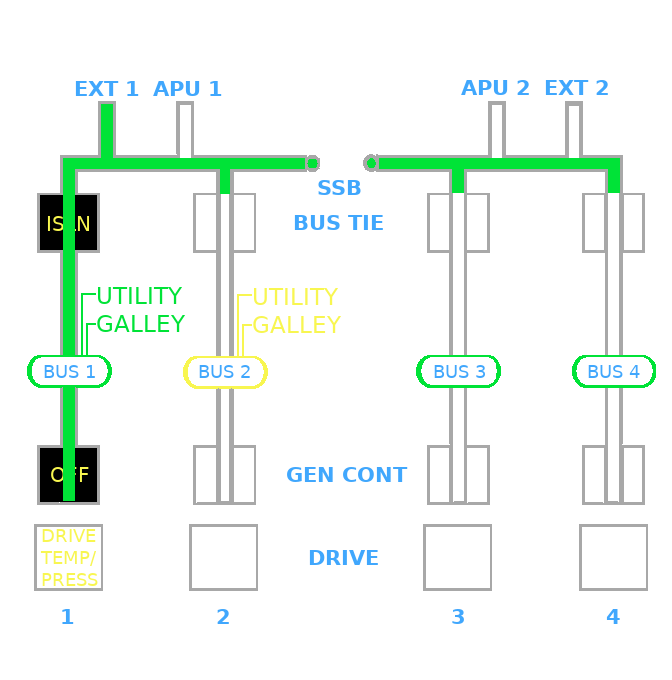
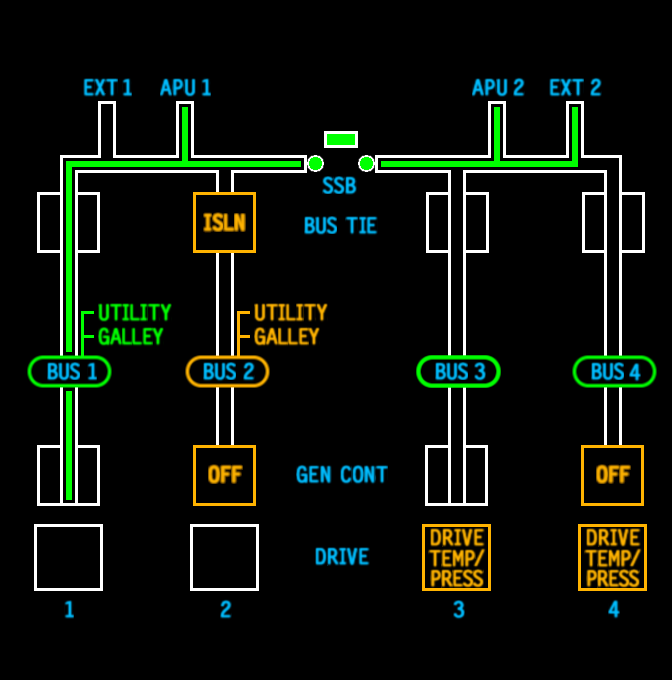
Comparing the layer stacks of the two 672 × 680 images. Changes:
added group "Flow" with 15 layers above "ISLN" over [66, 107, 616, 500]
added group "ext" (in "Flow") with 4 layers in group "Flow" over [104, 107, 578, 170]
added layer "ext2" in group "ext" over [182, 107, 500, 170]
added group "topmiddle" with 4 layers in group "Flow" over [66, 157, 616, 352]
added layer "topmiddle1" in group "topmiddle" over [66, 157, 322, 352]
added group "lowerline" with 4 layers in group "Flow" over [66, 391, 616, 500]
added group "ISLN" with 4 layers above "Bus" over [37, 192, 645, 253]
added group "Bus" with 22 layers above "Off" over [27, 157, 657, 388]
added group "Utility Galley" with 10 layers in group "Bus" over [81, 303, 601, 357]
added group "Utility Galley Green" with 4 layers in group "Utility Galley" over [81, 303, 601, 357]
added group "Utility Galley Amber" with 4 layers in group "Utility Galley" over [81, 303, 601, 357]
added group "Bus Oval" with 10 layers in group "Bus" over [27, 157, 657, 388]
added group "BusOvalGreen" with 4 layers in group "Bus Oval" over [27, 157, 657, 388]
added layer "bus4 oval #1" in group "BusOvalGreen" over [62, 157, 657, 388]
added layer "bus3 oval #1" in group "BusOvalGreen" over [62, 157, 501, 388]
added layer "bus1 oval #1" in group "BusOvalGreen" over [27, 157, 112, 388]
added group "BusOvalAmber" with 4 layers in group "Bus Oval" over [27, 157, 657, 388]
added layer "bus2 oval" in group "BusOvalAmber" over [62, 157, 270, 388]
renamed "Layer #1" to "bus1 oval", hid it, moved it into group "BusOvalAmber", painted on it over [27, 157, 656, 389]
added group "Off" with 4 layers above "DRIVE" over [37, 445, 644, 506]
added group "DRIVE" with 4 layers above "display" over [34, 524, 647, 591]
renamed "Layer" to "display", painted on it over [34, 77, 648, 620]
renamed "BUS 1" to "back", moved it below "snapshot19.png", painted on it over [0, 0, 672, 680]
…and 34 more changes (13 added, 1 painted, 20 removed, 1 renamed, 1 stack)
